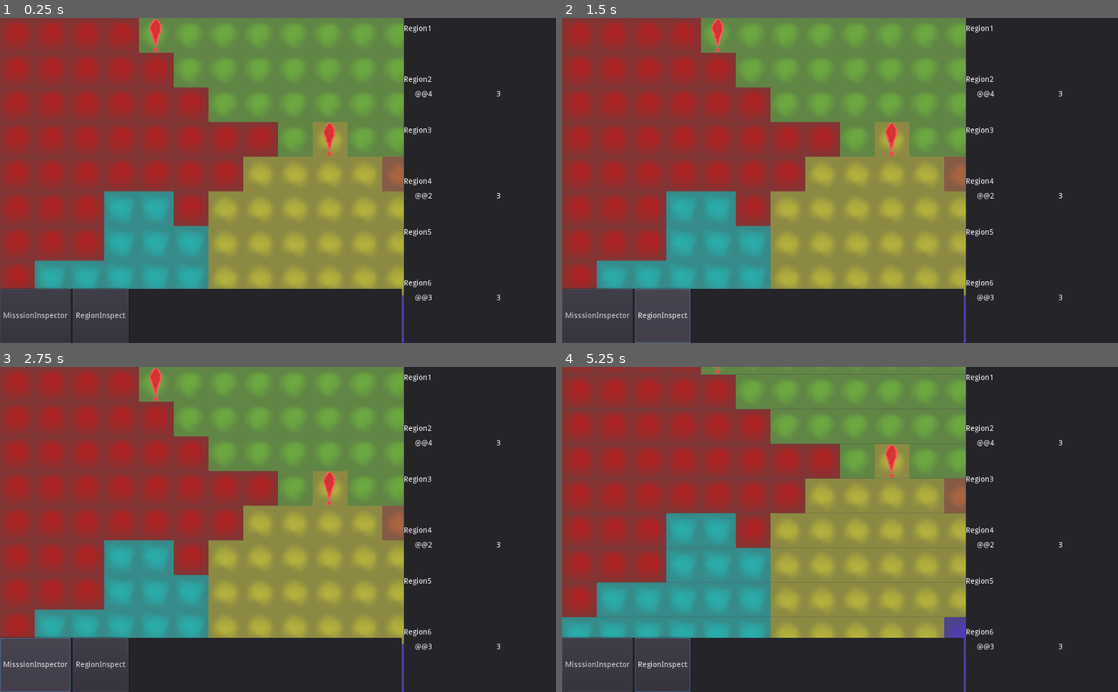
Above: before the commit, frames 1-4 (two rows, left to right).
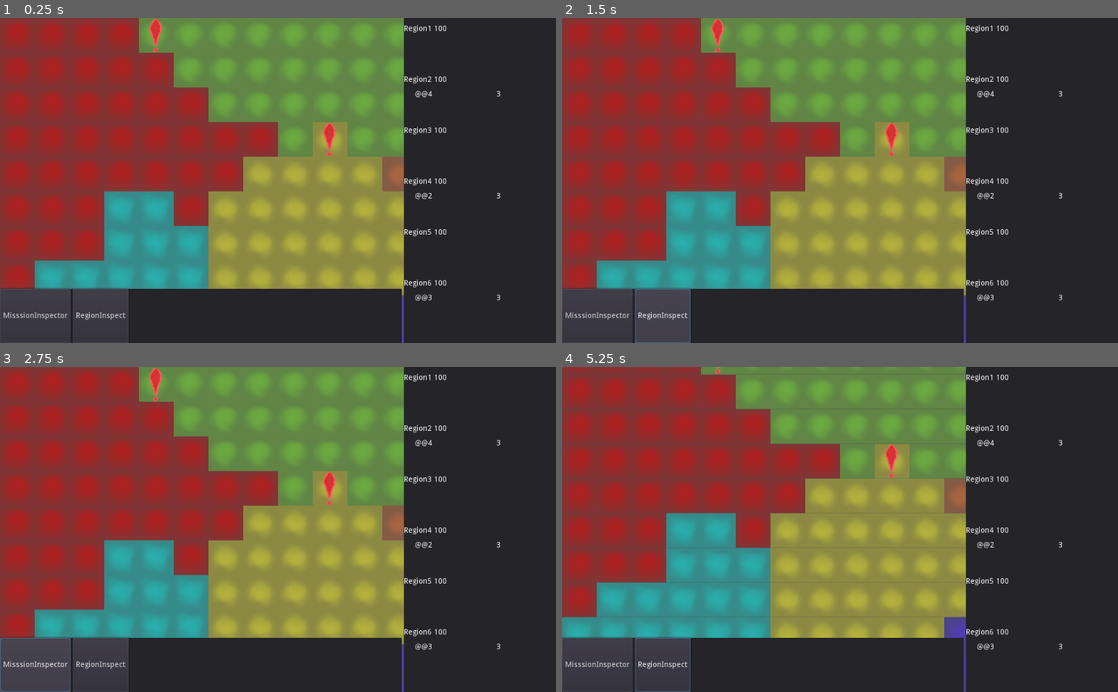
Above: after the commit, the same moments.

Repository: AngryMajor/StarShipGame
Game: Godot game, scene res://General/Main.tscn
Same seed, same stepped clock (60 frames per second), same inputs: the game is played once before the commit and once after it.
Inputs (mouse positions are in pixels of both pictures, inside the frame that each line leads up to):
- Up to frame 1 (0.25 s): no input
- Up to frame 2 (1.5 s): click "MisssionInspector" at 0.5 s; click "RegionInspect" at 1.25 s
- Up to frame 3 (2.75 s): click "MisssionInspector" at 2 s
- Up to frame 4 (5.25 s): click "RegionInspect" at 2.75 s; click "MisssionInspector" at 3.5 s; click "RegionInspect" at 4.25 s; tap Enter at 5 s; move the mouse to (962, 513) at 5.02 s; hold S (Camera_down) from 5.03 s (still down); click (962, 513) at 5.17 s

The runs differ from the first frame. In frame 1, 0.1% of the frame differs, in the area x 78-81%, y 2-83%; in frame 2, 0.1%; in frame 3, 0.1%; in frame 4, 0.1%.

Commit message:
added region economic component and simple effect to attatch to it

Diff:
--- a/Components/Missions/Effects/Print/PrintRegionName.tres
+++ /dev/null
@@ -1,7 +0,0 @@
-[gd_resource type="Resource" load_steps=2 format=2]
-
-[ext_resource path="res://Components/Missions/Effects/Print/PrintRegionEffect.gd" type="Script" id=1]
-
-[resource]
-script = ExtResource( 1 )
-text = ""
--- a/Components/Missions/Mission.gd
+++ b/Components/Missions/Mission.gd
@@ -20,6 +20,11 @@
 
 func _exit_tree():
 	GameState.disconnect("time_progressed",self,"on_time_progress")
+
+func init(region):
+	self.region = region
+	if effect_ongoing != null:
+		effect_ongoing.start(self)
 
 func on_time_progress(amount):
 	if effect_ongoing != null:
@@ -46,5 +51,7 @@
 	_remove_mission()
 
 func _remove_mission():
+	if effect_ongoing != null:
+		effect_ongoing.end(self)
 	$"../".remove_child(self)
 	queue_free()
--- a/Components/Missions/MissionComp.gd
+++ b/Components/Missions/MissionComp.gd
@@ -5,7 +5,7 @@
 var missionScript = preload("res://Components/Missions/Mission.gd")
 var mission_map = {}
 
-onready var world = GameState.world
+onready var world := GameState.world
 
 func get_data(coord):
 	if mission_at(coord) == null:
--- a/GUI/RegionGUI/RegionPannel.gd
+++ b/GUI/RegionGUI/RegionPannel.gd
@@ -5,6 +5,7 @@
 onready var missionComp : MissionComp
 var my_region
 
+var econemyComp
 
 func init(region_data:Region):
 	RegionComp = GameState.world.regionMap
@@ -12,8 +13,16 @@
 	my_region = region_data
 	_update_mission_count()
 	$HBoxContainer/NameLabel.text = region_data.name
+
+	econemyComp = region_data.get_component("Econemy")
+	_on_Econemy_Changed()
+	econemyComp.connect("ValueChanged",self,"_on_Econemy_Changed")
+
 	missionComp.connect("data_updated",self,"_on_mission_data_updated")
 	GameState.connect("time_progressed",self,"_on_time_progressed")
+
+func _on_Econemy_Changed():
+	$HBoxContainer/ValueLabel.text = String(econemyComp.value)
 
 func get_missions_func(coord):
 	if missionComp.mission_at(coord) != null:
--- a/GUI/RegionGUI/RegionPannel.tscn
+++ b/GUI/RegionGUI/RegionPannel.tscn
@@ -14,11 +14,17 @@
 
 [node name="NameLabel" type="Label" parent="HBoxContainer"]
 margin_top = 13.0
-margin_right = 40.0
+margin_right = 36.0
 margin_bottom = 27.0
 rect_min_size = Vector2( 0, 14 )
 size_flags_horizontal = 3
 text = "asdf"
+
+[node name="ValueLabel" type="Label" parent="HBoxContainer"]
+margin_left = 40.0
+margin_top = 13.0
+margin_right = 40.0
+margin_bottom = 27.0
 
 [node name="VBoxContainer" type="VBoxContainer" parent="."]
 margin_left = 20.0
--- a/Components/Missions/Effects/Print/PrintMissionName.tres
+++ b/General/Effects/Print/PrintMissionName.tres
@@ -1,6 +1,6 @@
 [gd_resource type="Resource" load_steps=2 format=2]
 
-[ext_resource path="res://Components/Missions/Effects/Print/PrintMissionEffect.gd" type="Script" id=1]
+[ext_resource path="res://General/Effects/Print/PrintMissionEffect.gd" type="Script" id=1]
 
 [resource]
 script = ExtResource( 1 )
--- /dev/null
+++ b/General/Effects/Print/PrintRegionName.tres
@@ -0,0 +1,7 @@
+[gd_resource type="Resource" load_steps=2 format=2]
+
+[ext_resource path="res://General/Effects/Print/PrintRegionEffect.gd" type="Script" id=1]
+
+[resource]
+script = ExtResource( 1 )
+text = ""
--- a/General/Main.tscn
+++ b/General/Main.tscn
@@ -2,7 +2,7 @@
 
 [ext_resource path="res://General/World.tscn" type="PackedScene" id=1]
 [ext_resource path="res://MouseController/MouseStates/DefaultState.gd" type="Script" id=3]
-[ext_resource path="res://General/RegionDisplayPannel.gd" type="Script" id=5]
+[ext_resource path="res://GUI/RegionGUI/RegionDisplayPannel.gd" type="Script" id=5]
 [ext_resource path="res://GUI/RegionGUI/RegionPannel.tscn" type="PackedScene" id=6]
 [ext_resource path="res://General/MapCamera.gd" type="Script" id=10]
 [ext_resource path="res://MouseController/MouseStates/RightInspector.gd" type="Script" id=12]
--- /dev/null
+++ b/General/Regions/Components/Econemy/EconemyRegComp.gd
@@ -0,0 +1,9 @@
+extends Node
+
+signal ValueChanged
+
+var value = 100 setget _set_value
+
+func _set_value(v):
+	value = v
+	emit_signal("ValueChanged")
--- /dev/null
+++ b/General/Regions/Components/Econemy/PosEconomicEffect.gd
@@ -0,0 +1,12 @@
+extends Resource
+
+class_name BaseEffect
+
+func trigger(mission):
+	pass
+
+func start(mission):
+	mission.region.get_component("Econemy").value -= 10
+
+func end(mission):
+	mission.region.get_component("Econemy").value += 10
--- a/General/Regions/Region.gd
+++ b/General/Regions/Region.gd
@@ -37,3 +37,9 @@
 	var index = reservedCoords.find(coord)
 	reservedCoords.remove(coord)
 	unreservedCoords.append(coord)
+
+func get_component(name:String):
+	for child in self.get_children():
+		if child.name == name:
+			return child
+	return null
--- a/General/World.tscn
+++ b/General/World.tscn
@@ -7,6 +7,7 @@
 [ext_resource path="res://Components/TestComp.gd" type="Script" id=5]
 [ext_resource path="res://General/TileMapController.gd" type="Script" id=6]
 [ext_resource path="res://Components/Missions/MissionComp.gd" type="Script" id=7]
+[ext_resource path="res://General/Regions/Components/Econemy/EconemyRegComp.gd" type="Script" id=8]
 
 [node name="World" type="Node2D"]
 script = ExtResource( 1 )
@@ -22,20 +23,38 @@
 [node name="Region1" type="Node" parent="RegionsMap/RegionList"]
 script = ExtResource( 4 )
 
+[node name="Econemy" type="Node" parent="RegionsMap/RegionList/Region1"]
+script = ExtResource( 8 )
+
 [node name="Region2" type="Node" parent="RegionsMap/RegionList"]
 script = ExtResource( 4 )
+
+[node name="Econemy" type="Node" parent="RegionsMap/RegionList/Region2"]
+script = ExtResource( 8 )
 
 [node name="Region3" type="Node" parent="RegionsMap/RegionList"]
 script = ExtResource( 4 )
 
+[node name="Econemy" type="Node" parent="RegionsMap/RegionList/Region3"]
+script = ExtResource( 8 )
+
 [node name="Region4" type="Node" parent="RegionsMap/RegionList"]
 script = ExtResource( 4 )
+
+[node name="Econemy" type="Node" parent="RegionsMap/RegionList/Region4"]
+script = ExtResource( 8 )
 
 [node name="Region5" type="Node" parent="RegionsMap/RegionList"]
 script = ExtResource( 4 )
 
+[node name="Econemy" type="Node" parent="RegionsMap/RegionList/Region5"]
+script = ExtResource( 8 )
+
 [node name="Region6" type="Node" parent="RegionsMap/RegionList"]
 script = ExtResource( 4 )
+
+[node name="Econemy" type="Node" parent="RegionsMap/RegionList/Region6"]
+script = ExtResource( 8 )
 
 [node name="Components" type="Node" parent="."]
 
--- a/project.godot
+++ b/project.godot
@@ -12,7 +12,7 @@
 "base": "Resource",
 "class": "BaseEffect",
 "language": "GDScript",
-"path": "res://Components/Missions/Effects/BaseEffect.gd"
+"path": "res://General/Regions/Components/Econemy/PosEconomicEffect.gd"
 }, {
 "base": "Node",
 "class": "Mission",
@@ -27,12 +27,12 @@
 "base": "BaseEffect",
 "class": "PrintMissionEffect",
 "language": "GDScript",
-"path": "res://Components/Missions/Effects/Print/PrintMissionEffect.gd"
+"path": "res://General/Effects/Print/PrintMissionEffect.gd"
 }, {
 "base": "BaseEffect",
 "class": "PrintRegionEffect",
 "language": "GDScript",
-"path": "res://Components/Missions/Effects/Print/PrintRegionEffect.gd"
+"path": "res://General/Effects/Print/PrintRegionEffect.gd"
 }, {
 "base": "Node",
 "class": "Region",
Not shown, changed: .mono/metadata/ide_messaging_meta.txt
Renamed: General/RegionDisplayPannel.gd -> GUI/RegionGUI/RegionDisplayPannel.gd
Renamed: Components/Missions/Effects/BaseEffect.gd -> General/Effects/BaseEffect.gd
Renamed: Components/Missions/Effects/Print/PrintMissionEffect.gd -> General/Effects/Print/PrintMissionEffect.gd
Renamed: Components/Missions/Effects/Print/PrintRegionEffect.gd -> General/Effects/Print/PrintRegionEffect.gd
Not shown: 1 places in General/World.tscn that only renumber resources
